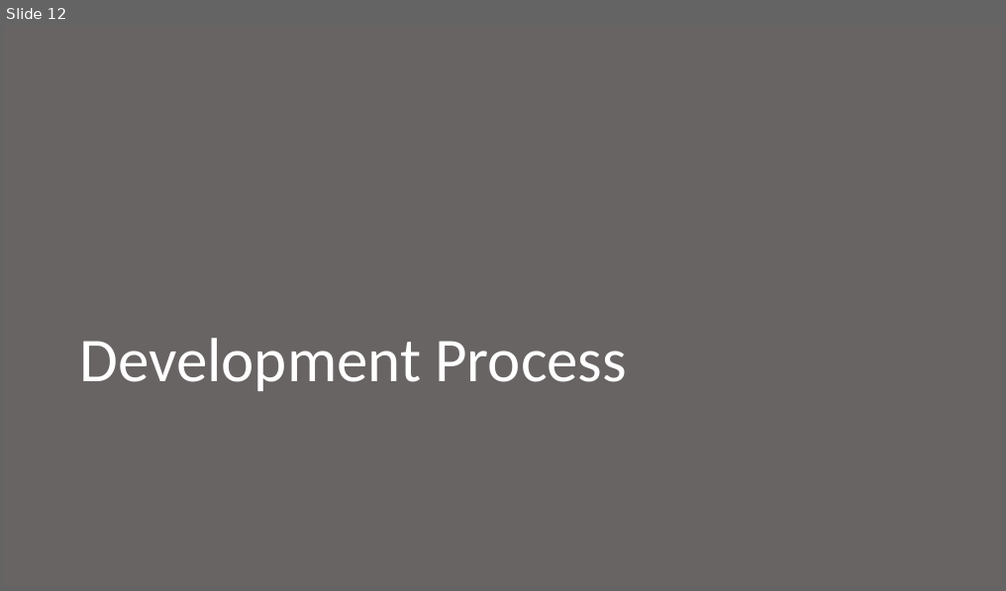
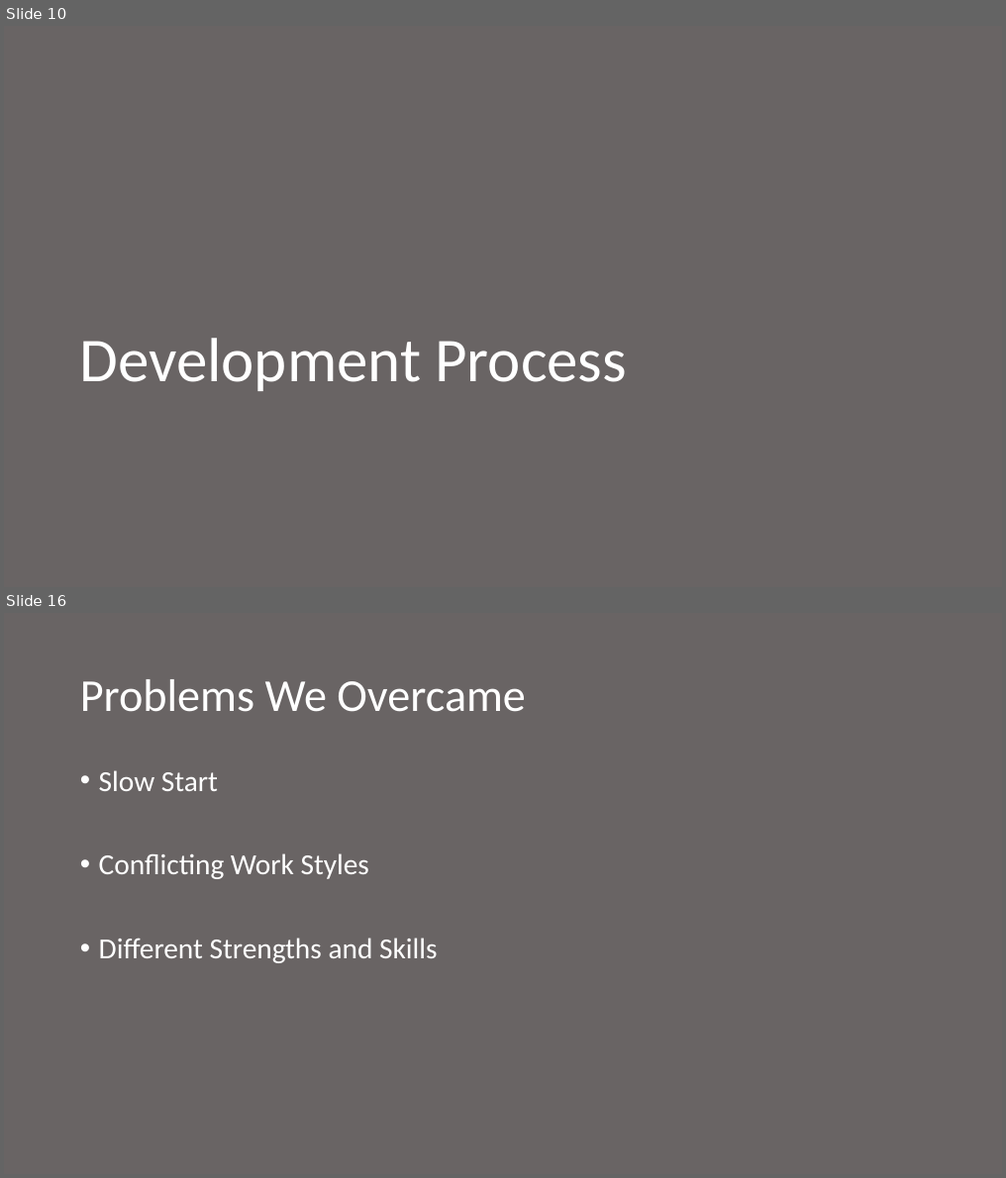
Before and after one commit to boltu11/DashForCash, a slide deck: Presentation.pptx. Shown one above the other, each under a label of ours: slide 12 before the commit, slides 10 and 16 after it; the slides between them are not shown. The pictures are 1006x591 and 1006x1178 pixels, drawn with LibreOffice and Linux fonts; fonts in the diff are those of the drawing. Boxes give left, top, right and bottom in pixels: in the first picture for what was removed or moved away, otherwise in the second. Text is boxed around its words. In the diff, an @@ line names an element or a change of style, - is before the commit and + after.

```diff
--- a/Presentation.pptx
+++ b/Presentation.pptx
@@ slide 16 added at bbox=[4, 613, 1002, 1174], background #696464 @@
@@ title added at bbox=[80, 679, 526, 712], 44 pt, text #FFFFFF @@
+Problems We Overcame
@@ text added at bbox=[99, 770, 438, 963], 28 pt, text #FFFFFF @@
+• Slow Start
+• Conflicting Work Styles
+• Different Strengths and Skills
@@ what was slide 12 is now slide 10 @@
```
Also in this commit, not shown: 6 slides changed, 5 other slides added, 3 slides removed.
